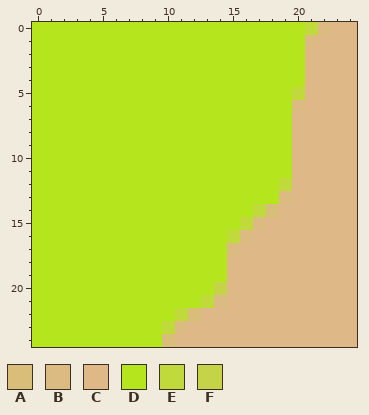
A pixel-art sprite gets an edit: imgs/grama4.png. That is the earlier state.
The file is 25x25 pixels. Colours within 5 levels of each other are drawn and written as one.
Palette (. is transparent): A #d9be7a  B #dbbb81  C #deb887  D #b5e61d  E #c0d93b  F #c5d348
Pixels before, first column x 0:
 0 DDDDDDDDDDDDDDDDDDDDDEBCC
 1 DDDDDDDDDDDDDDDDDDDDDBCCC
 2 DDDDDDDDDDDDDDDDDDDDDCCCC
 3 DDDDDDDDDDDDDDDDDDDDDCCCC
 4 DDDDDDDDDDDDDDDDDDDDDCCCC
 5 DDDDDDDDDDDDDDDDDDDDECCCC
 6 DDDDDDDDDDDDDDDDDDDDBCCCC
 7 DDDDDDDDDDDDDDDDDDDDCCCCC
 8 DDDDDDDDDDDDDDDDDDDDCCCCC
 9 DDDDDDDDDDDDDDDDDDDDCCCCC
10 DDDDDDDDDDDDDDDDDDDDCCCCC
11 DDDDDDDDDDDDDDDDDDDDCCCCC
12 DDDDDDDDDDDDDDDDDDDECCCCC
13 DDDDDDDDDDDDDDDDDDDBCCCCC
14 DDDDDDDDDDDDDDDDDEACCCCCC
15 DDDDDDDDDDDDDDDDEBCCCCCCC
16 DDDDDDDDDDDDDDDEBCCCCCCCC
17 DDDDDDDDDDDDDDDBCCCCCCCCC
18 DDDDDDDDDDDDDDDCCCCCCCCCC
19 DDDDDDDDDDDDDDDCCCCCCCCCC
20 DDDDDDDDDDDDDDFCCCCCCCCCC
21 DDDDDDDDDDDDDEBCCCCCCCCCC
22 DDDDDDDDDDDEACCCCCCCCCCCC
23 DDDDDDDDDDEBCCCCCCCCCCCCC
24 DDDDDDDDDDACCCCCCCCCCCCCC
After the commit:
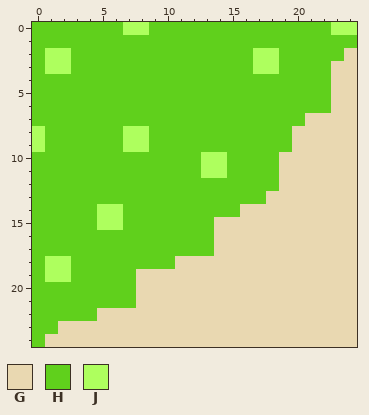
Colours new in this view: G #e9d8b1  H #60d01c  J #aeff5e
Change:
Changed rows in their new state; - is an unchanged pixel.
first column x 0:
 0 HHHHHHHJJHHHHHHHHHHHHHHJJ
 1 HHHHHHHHHHHHHHHHHHHHHHHHH
 2 HJJHHHHHHHHHHHHHHJJHHHHHG
 3 HJJHHHHHHHHHHHHHHJJHHHHGG
 4 HHHHHHHHHHHHHHHHHHHHHHHGG
 5 HHHHHHHHHHHHHHHHHHHHHHHGG
 6 HHHHHHHHHHHHHHHHHHHHHHHGG
 7 HHHHHHHHHHHHHHHHHHHHHGGGG
 8 JHHHHHHJJHHHHHHHHHHHGGGGG
 9 JHHHHHHJJHHHHHHHHHHHGGGGG
10 HHHHHHHHHHHHHJJHHHHGGGGGG
11 HHHHHHHHHHHHHJJHHHHGGGGGG
12 HHHHHHHHHHHHHHHHHHHGGGGGG
13 HHHHHHHHHHHHHHHHHHGGGGGGG
14 HHHHHJJHHHHHHHHHGGGGGGGGG
15 HHHHHJJHHHHHHHGGGGGGGGGGG
16 HHHHHHHHHHHHHHGGGGGGGGGGG
17 HHHHHHHHHHHHHHGGGGGGGGGGG
18 HJJHHHHHHHHGGGGGGGGGGGGGG
19 HJJHHHHHGGGGGGGGGGGGGGGGG
20 HHHHHHHHGGGGGGGGGGGGGGGGG
21 HHHHHHHHGGGGGGGGGGGGGGGGG
22 HHHHHGGGGGGGGGGGGGGGGGGGG
23 HHGGGGGGGGGGGGGGGGGGGGGGG
24 HGGGGGGGGGGGGGGGGGGGGGGGG
Changed places in both pictures, as pixel boxes (x1, y1, x2, y2):
changed: (32, 22, 357, 347)
